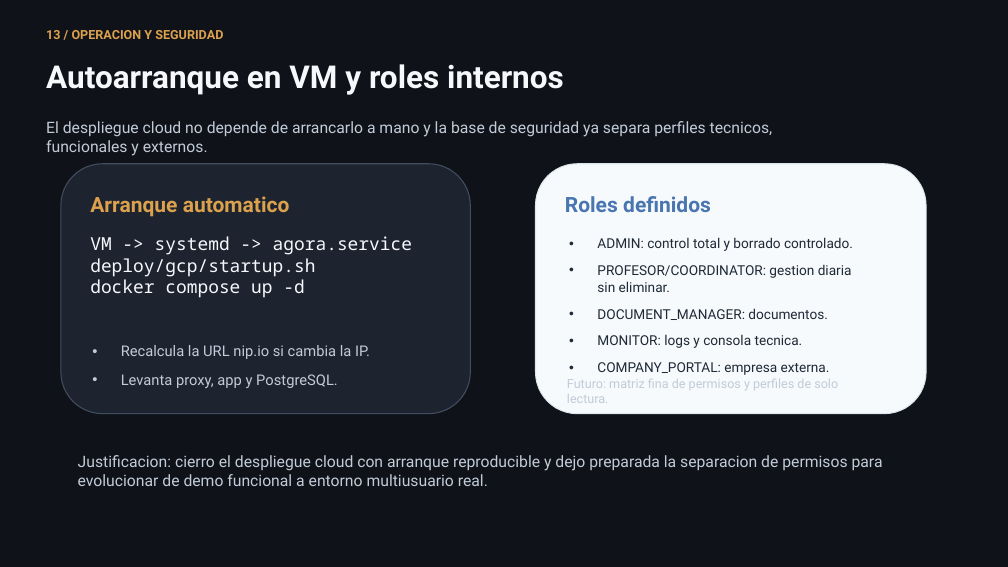
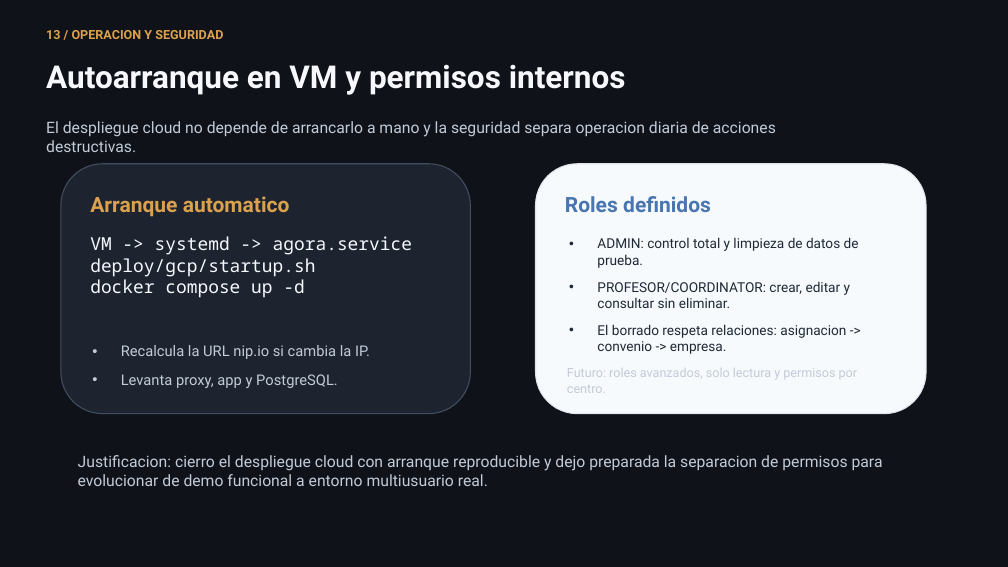
Before and after one commit to lmendez861/TFG-Agora, a slide deck: slide 14 of docs/presentacion-defensa-final.pptx. Drawn at 1008x567 pixels with LibreOffice and Linux fonts; fonts in the diff are those of the drawing. Boxes give left, top, right and bottom in pixels: in the first picture for what was removed or moved away, otherwise in the second. Text is boxed around its words. In the diff, an @@ line names an element or a change of style, - is before the commit and + after.

Commit message:
Refine defense scope and roles slides

```diff
--- a/docs/presentacion-defensa-final.pptx
+++ b/docs/presentacion-defensa-final.pptx
@@ text at (46,64,626,95): text changed @@
-Autoarranque en VM y roles internos
+Autoarranque en VM y permisos internos
@@ text at (46,121,776,152): text changed @@
-El despliegue cloud no depende de arrancarlo a mano y la base de seguridad ya separa perfiles tecnicos, funcionales y externos.
+El despliegue cloud no depende de arrancarlo a mano y la seguridad separa operacion diaria de acciones destructivas.
@@ text at (597,237,859,354): text changed @@
-• ADMIN: control total y borrado controlado.
-• PROFESOR/COORDINATOR: gestion diaria sin eliminar.
-• DOCUMENT_MANAGER: documentos.
-• MONITOR: logs y consola tecnica.
-• COMPANY_PORTAL: empresa externa.
+• ADMIN: control total y limpieza de datos de prueba.
+• PROFESOR/COORDINATOR: crear, editar y consultar sin eliminar.
+• El borrado respeta relaciones: asignacion -> convenio -> empresa.
@@ text at (567,368,857,393): text changed @@
-Futuro: matriz fina de permisos y perfiles de solo lectura.
+Futuro: roles avanzados, solo lectura y permisos por centro.
```
Also in this commit, not shown: 5 other slides changed, 1 slide added, 1 slide removed, 5 other files.
